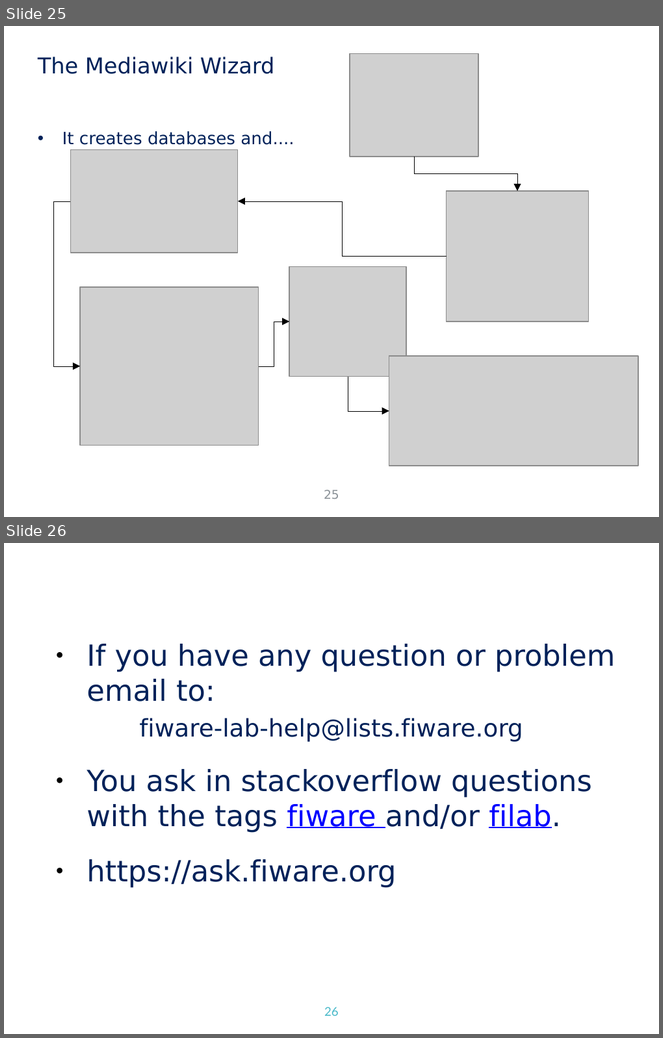
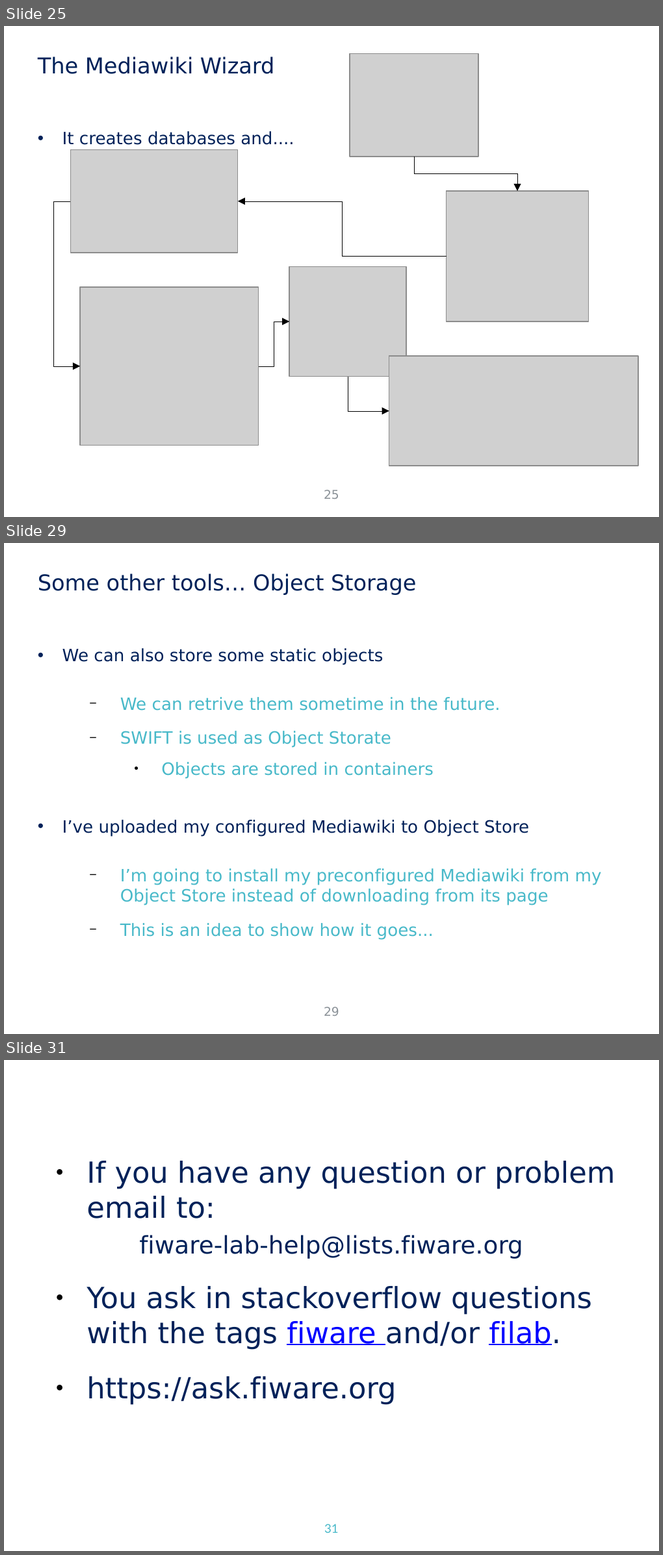
Before and after one commit to jicarretero/SummitMalaga2016, a slide deck: FiwareMalaga.odp. Shown one above the other, each under a label of ours: slides 25 and 26 before the commit, slides 25, 29 and 31 after it; the slides between them are not shown. The pictures are 663x1038 and 663x1555 pixels, drawn with LibreOffice and Linux fonts; fonts in the diff are those of the drawing; grey boxes stand for pictures; background and template pictures are left out. Boxes give left, top, right and bottom in pixels: in the first picture for what was removed or moved away, otherwise in the second. Text is boxed around its words. In the diff, an @@ line names an element or a change of style, - is before the commit and + after.

Commit message:
Added a couple of slides about Cinder and Swift

```diff
--- a/FiwareMalaga.odp
+++ b/FiwareMalaga.odp
@@ slide 29 added at [4,543,659,1034], background #FFFFFF @@
@@ title added at [38,574,416,595], 18 pt, text #002159 @@
+Some other tools… Object Storage
@@ text added at [62,648,602,939], 14 pt, text #48B9C9 @@
+• We can also store some static objects
+  − We can retrive them sometime in the future.
+  − SWIFT is used as Object Storate
+    ● Objects are stored in containers
+• I’ve uploaded my configured Mediawiki to Object Store
+  − I’m going to install my preconfigured Mediawiki from my Object Store instead of downloading from its page
+  − This is an idea to show how it goes...
@@ page number added at [324,1007,339,1016], 10 pt, text #8B9298 @@
+29
@@ what was slide 26 is now slide 31 @@
@@ page number at [324,1524,339,1533]: text changed @@
-26
+31
```
Also in this commit, not shown: 3 slides changed, 4 other slides added.
